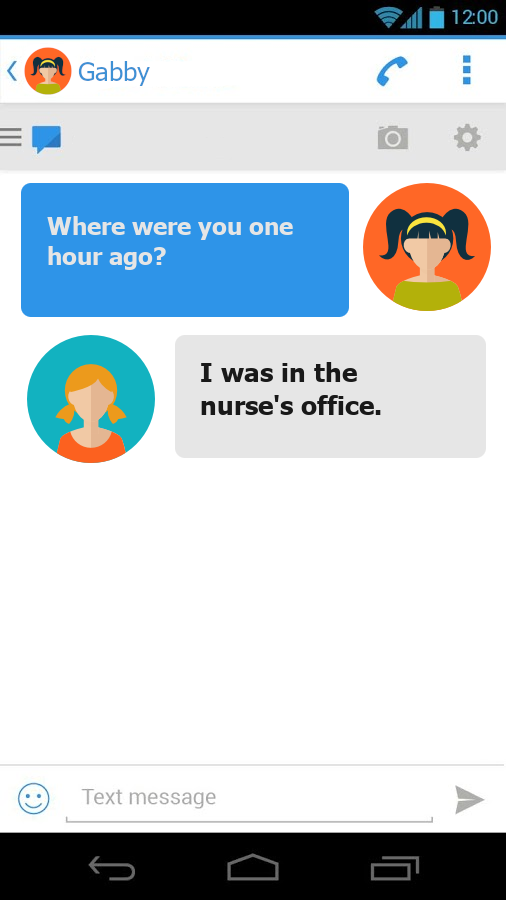
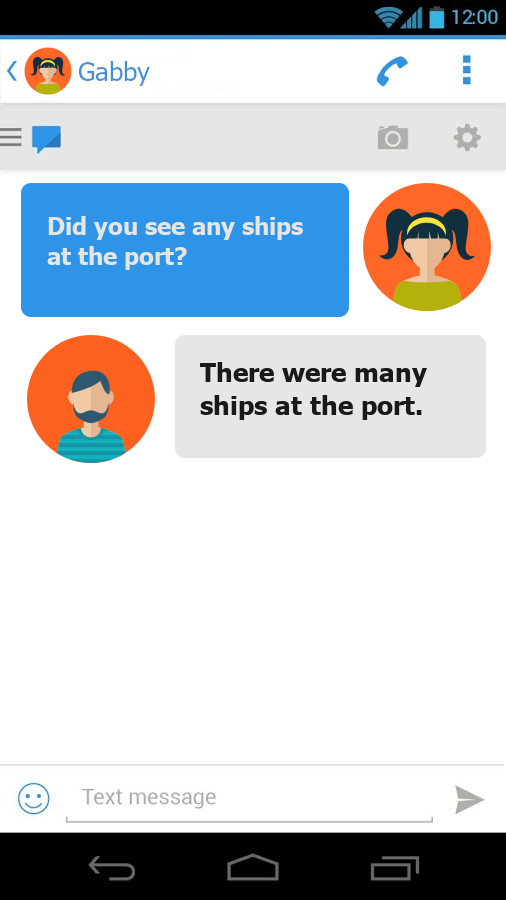
Two versions of the same layered image (506x900). Layer-by-layer changes:
renamed "Where were you one hour ago?" to "Did you see any ships at the p...", painted on it over [47, 216, 303, 270]
renamed "I was in the nurse's office." to "There were many ships at the p...", painted on it over [200, 362, 427, 420]
hid "shelly icon" over [27, 335, 155, 463]
added layer "aarush icon" above "icons" over [27, 335, 155, 463]
